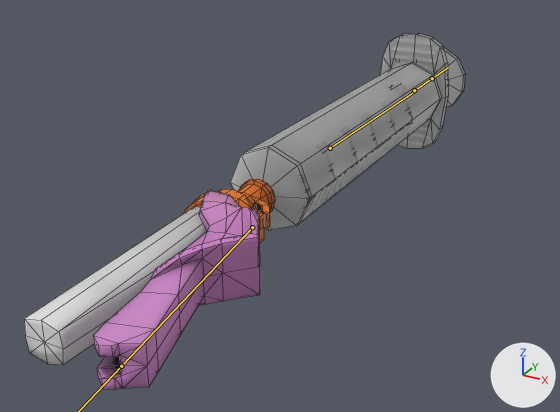
The FBX model care-up/Assets/Resources_moved/Models/Syringe10ml_InjectionSQs.fbx, before and after one commit.
Camera for both pictures: a 50 mm camera at (0.101, -0.219, 0.085) aimed at (-0.009, -0.018, -0.016). Arrows for +X, +Y and +Z are at lower right; the lights stay in place. The bones that bend it are drawn over the model as lines. Mesh edges are drawn as thin lines.

The first picture shows 'Cup', 'Prot', 'needle_base', 'syringeBarrel_proxy', 'syringePlunger'.
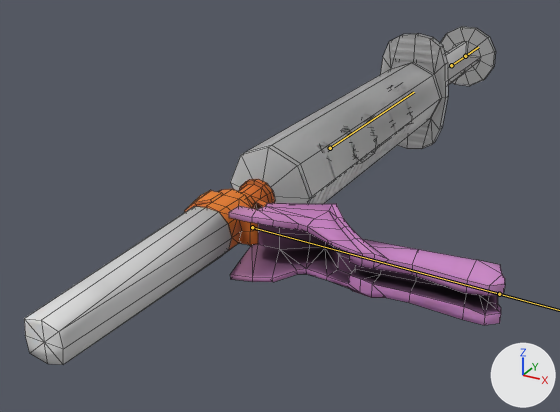
The newer file adds an action. The first version stands in its rest pose; the second is drawn at frame 1 of the action 'Syringe10ml_Armature|Syringe10ml_Injection_SQ_L_Lib'.

Pixel boxes (x1, y1, x2, y2) of what changed, in the pictures (560 x 412 px):
'Prot', posed (65% wider, 38% shorter)
    before: (93, 190, 260, 389)
    after: (229, 203, 505, 325)
'syringePlunger', posed
    before: (301, 48, 465, 190)
    after: (342, 26, 496, 151)
bone 'Bone.001', root to tip
    before: (414, 90) to (432, 78)
    after: (451, 65) to (465, 56)
bone 'Bone.002', root to tip
    before: (252, 227) to (121, 366)
    after: (252, 227) to (499, 294)

The change, as a diff of the scene's bpy script:
```diff
--- a/care-up/Assets/Resources_moved/Models/Syringe10ml_InjectionSQs.fbx.py
+++ b/care-up/Assets/Resources_moved/Models/Syringe10ml_InjectionSQs.fbx.py
@@ bone_bone_001 @@
 bone_bone_001 = bpy.data.objects['Syringe10ml_Armature'].pose.bones['Bone.001']  # child of 'Bone'
-bone_bone_001.location = (0.0, 0.0, 0.0)
+bone_bone_001.location = (0.0, 0.0499, 0.0)
@@ bone_bone_002 @@
 bone_bone_002 = bpy.data.objects['Syringe10ml_Armature'].pose.bones['Bone.002']
-bone_bone_002.rotation_quaternion = (1.0, 0.0, 0.0, 0.0)  # degrees (0, 0, 0)
+bone_bone_002.rotation_quaternion = (0.774, 0.0, 0.0, -0.633)  # degrees (0, 0, -78)
```
